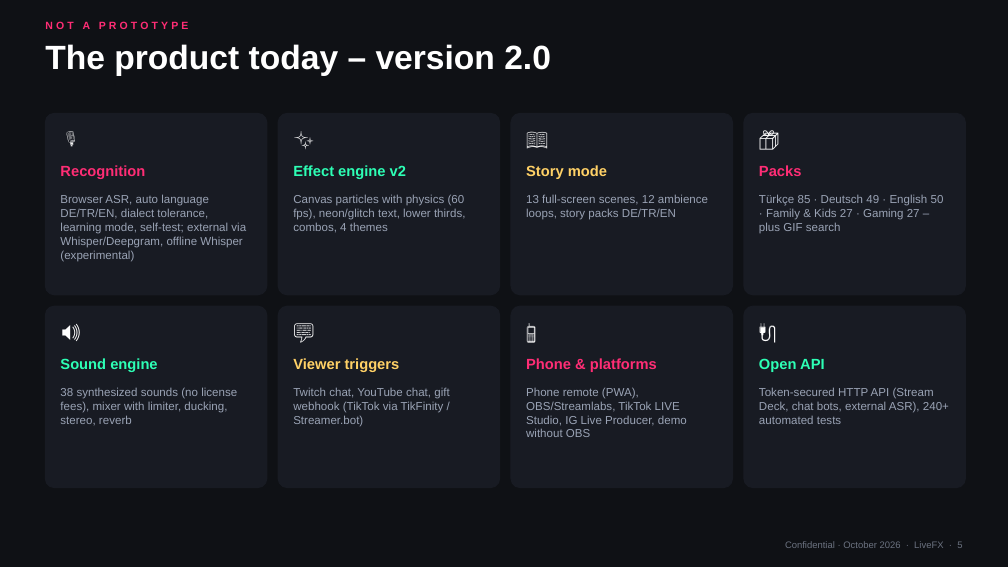
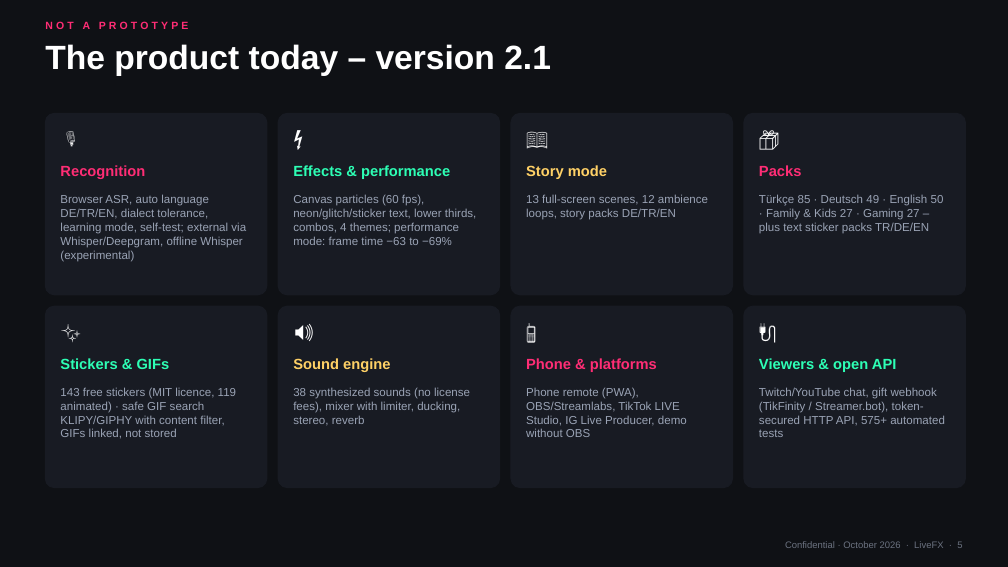
Before and after one commit to fatmaku/Notion, a slide deck: slide 5 of live-fx/business/LiveFX_Pitch_EN.pptx. Drawn at 1008x567 pixels with LibreOffice and Linux fonts; fonts in the diff are those of the drawing. Boxes give left, top, right and bottom in pixels: in the first picture for what was removed or moved away, otherwise in the second. Text is boxed around its words. In the diff, an @@ line names an element or a change of style, - is before the commit and + after.

```diff
--- a/live-fx/business/LiveFX_Pitch_EN.pptx
+++ b/live-fx/business/LiveFX_Pitch_EN.pptx
@@ text at box(45, 44, 551, 76): text changed @@
-The product today – version 2.0
+The product today – version 2.1
@@ text at box(293, 126, 339, 160): text changed @@
-✨
+⚡
@@ text at box(293, 165, 450, 179): text changed @@
-Effect engine v2
+Effects & performance
@@ text at box(293, 194, 476, 245): text changed @@
-Canvas particles with physics (60 fps), neon/glitch text, lower thirds, combos, 4 themes
+Canvas particles (60 fps), neon/glitch/sticker text, lower thirds, combos, 4 themes; performance mode: frame time −63 to −69%
@@ text at box(759, 194, 944, 233): text changed @@
-Türkçe 85 · Deutsch 49 · English 50 · Family & Kids 27 · Gaming 27 – plus GIF search
+Türkçe 85 · Deutsch 49 · English 50 · Family & Kids 27 · Gaming 27 – plus text sticker packs TR/DE/EN
@@ text at box(60, 318, 106, 352): text changed @@
-🔊
+✨
@@ text at box(293, 318, 339, 352): text changed @@
-💬
+🔊
@@ text at box(60, 358, 170, 369): text changed @@
-Sound engine
+Stickers & GIFs
@@ text at box(293, 358, 390, 372): text changed @@
-Viewer triggers
+Sound engine
@@ text at box(759, 358, 897, 372): text changed @@
-Open API
+Viewers & open API
@@ text at box(60, 387, 236, 438): text changed @@
-38 synthesized sounds (no license fees), mixer with limiter, ducking, stereo, reverb
+143 free stickers (MIT licence, 119 animated) · safe GIF search KLIPY/GIPHY with content filter, GIFs linked, not stored
@@ text at box(293, 387, 470, 425): text changed @@
-Twitch chat, YouTube chat, gift webhook (TikTok via TikFinity / Streamer.bot)
+38 synthesized sounds (no license fees), mixer with limiter, ducking, stereo, reverb
@@ text at box(759, 387, 945, 437): text changed @@
-Token-secured HTTP API (Stream Deck, chat bots, external ASR), 240+ automated tests
+Twitch/YouTube chat, gift webhook (TikFinity / Streamer.bot), token-secured HTTP API, 575+ automated tests
```
Also in this commit, not shown: 5 other slides changed, 3 slides added, 1 slide removed, 36 other files.
